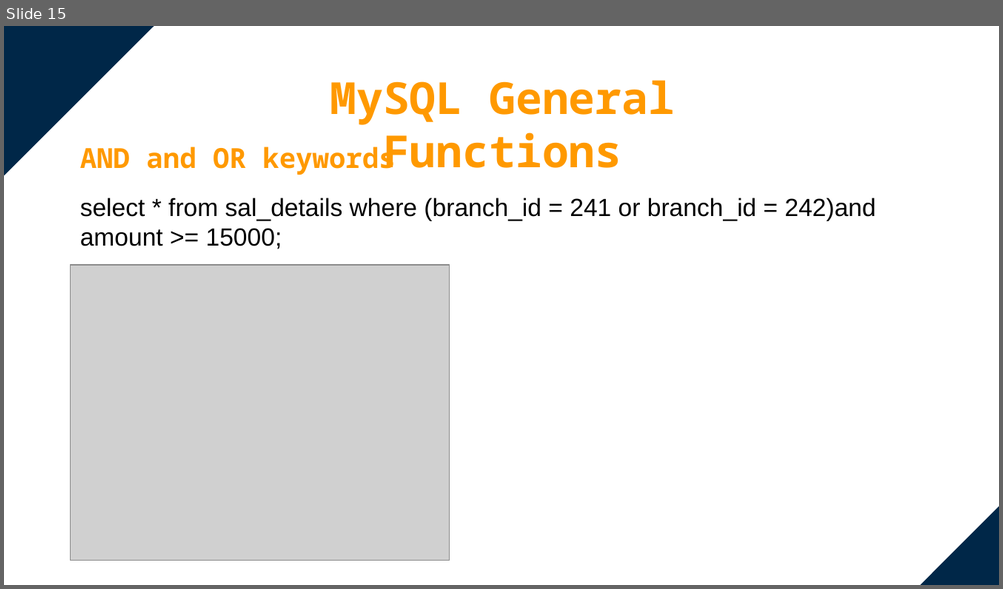
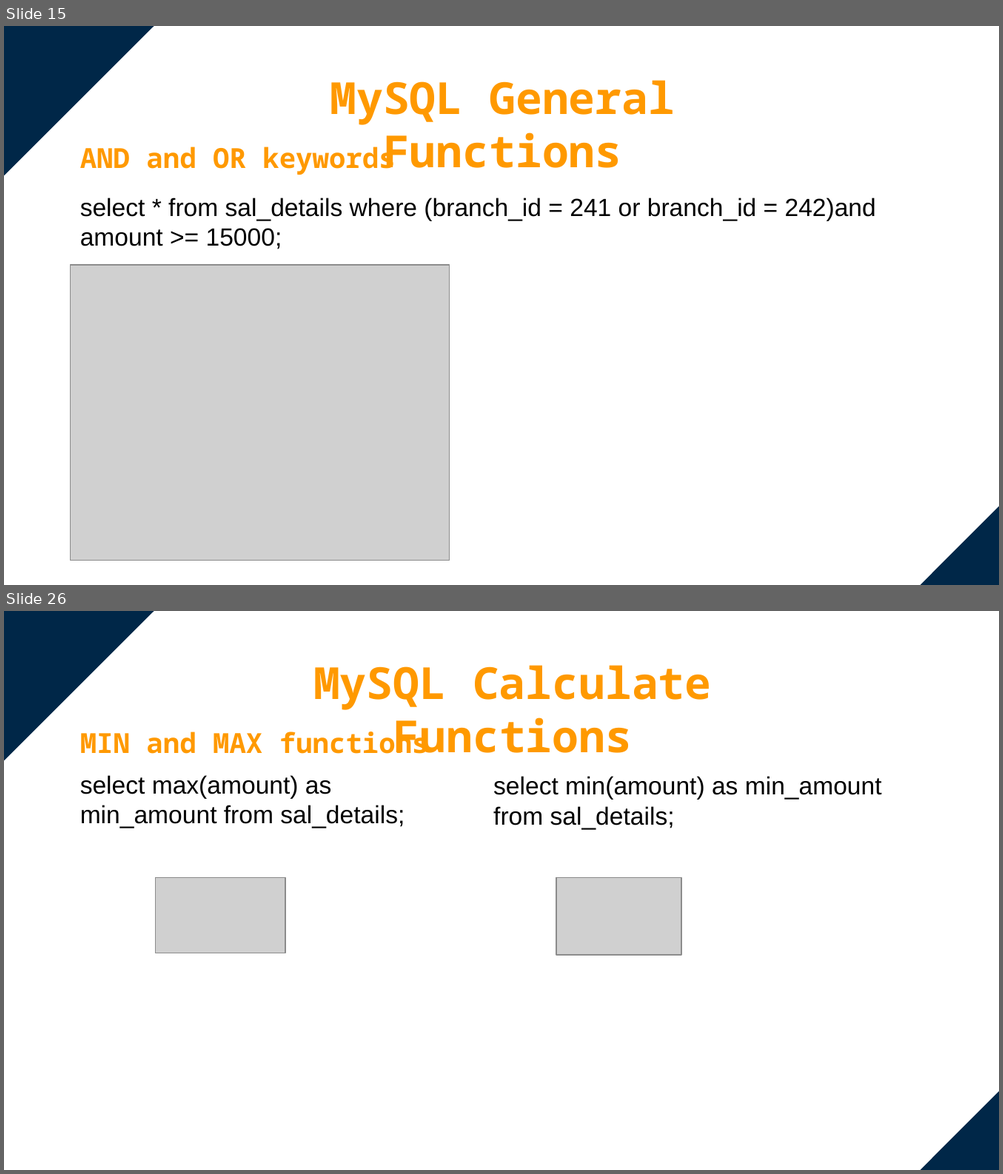
Before and after one commit to vijayadithya831/personal, a slide deck: Full Stack/SQL/Mini Project/SQL Mini Project.pptx. Shown one above the other, each under a label of ours: slide 15 before the commit, slides 15 and 26 after it; the slides between them are not shown. The pictures are 1003x589 and 1003x1174 pixels, drawn with LibreOffice and Linux fonts; fonts in the diff are those of the drawing; grey boxes stand for pictures. Boxes give left, top, right and bottom in pixels: in the first picture for what was removed or moved away, otherwise in the second. Text is boxed around its words. In the diff, an @@ line names an element or a change of style, - is before the commit and + after.

```diff
--- a/Full Stack/SQL/Mini Project/SQL Mini Project.pptx
+++ b/Full Stack/SQL/Mini Project/SQL Mini Project.pptx
@@ slide 26 added at bbox=[4, 611, 999, 1170], background #FFFFFF @@
@@ right triangle added at bbox=[4, 611, 155, 763], fill #002748 @@
@@ text added at bbox=[313, 665, 711, 754], 32 pt, text #FF9900, bold @@
+MySQL Calculate Functions
@@ text added at bbox=[80, 727, 429, 754], 20 pt, text #FF9900, bold @@
+MIN and MAX functions
@@ text added at bbox=[80, 775, 404, 828], 18 pt, text #000000 @@
+select max(amount) as min_amount from sal_details;
@@ text added at bbox=[493, 776, 882, 829], 18 pt, text #000000 @@
+select min(amount) as min_amount from sal_details;
@@ picture added at bbox=[155, 877, 285, 953] @@
@@ picture added at bbox=[556, 877, 681, 955] @@
@@ right triangle added at bbox=[916, 1089, 999, 1170], fill #002748 @@
```
Also in this commit, not shown: 4 slides changed, 23 other slides added, 1 other file.
